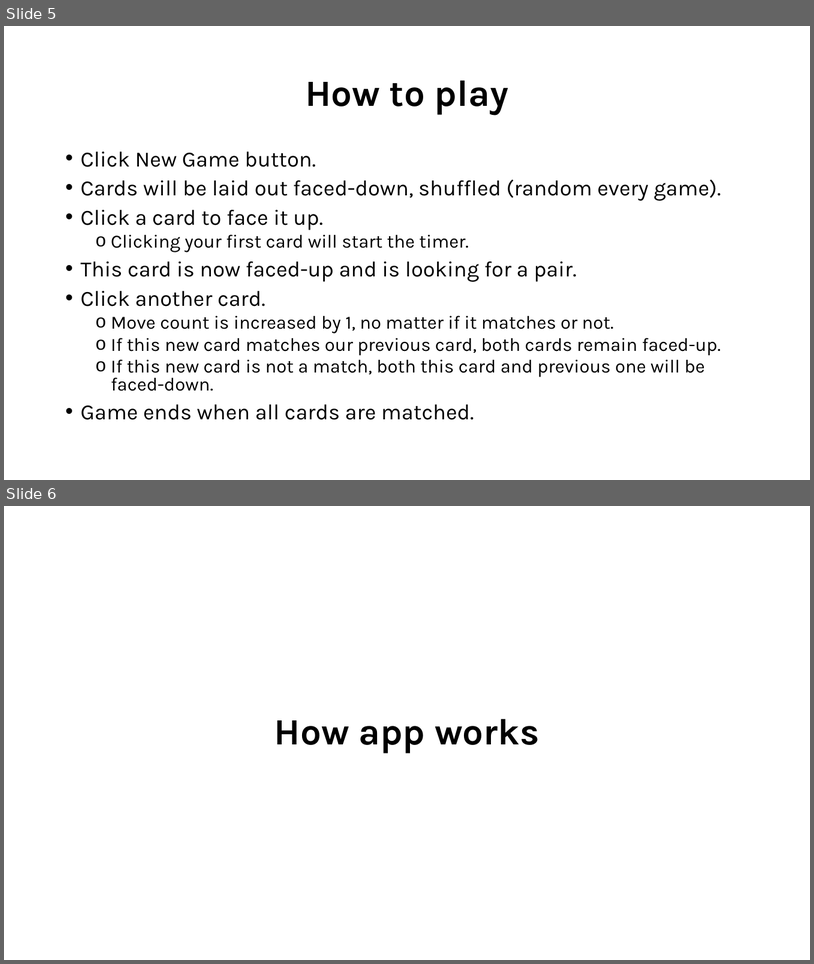
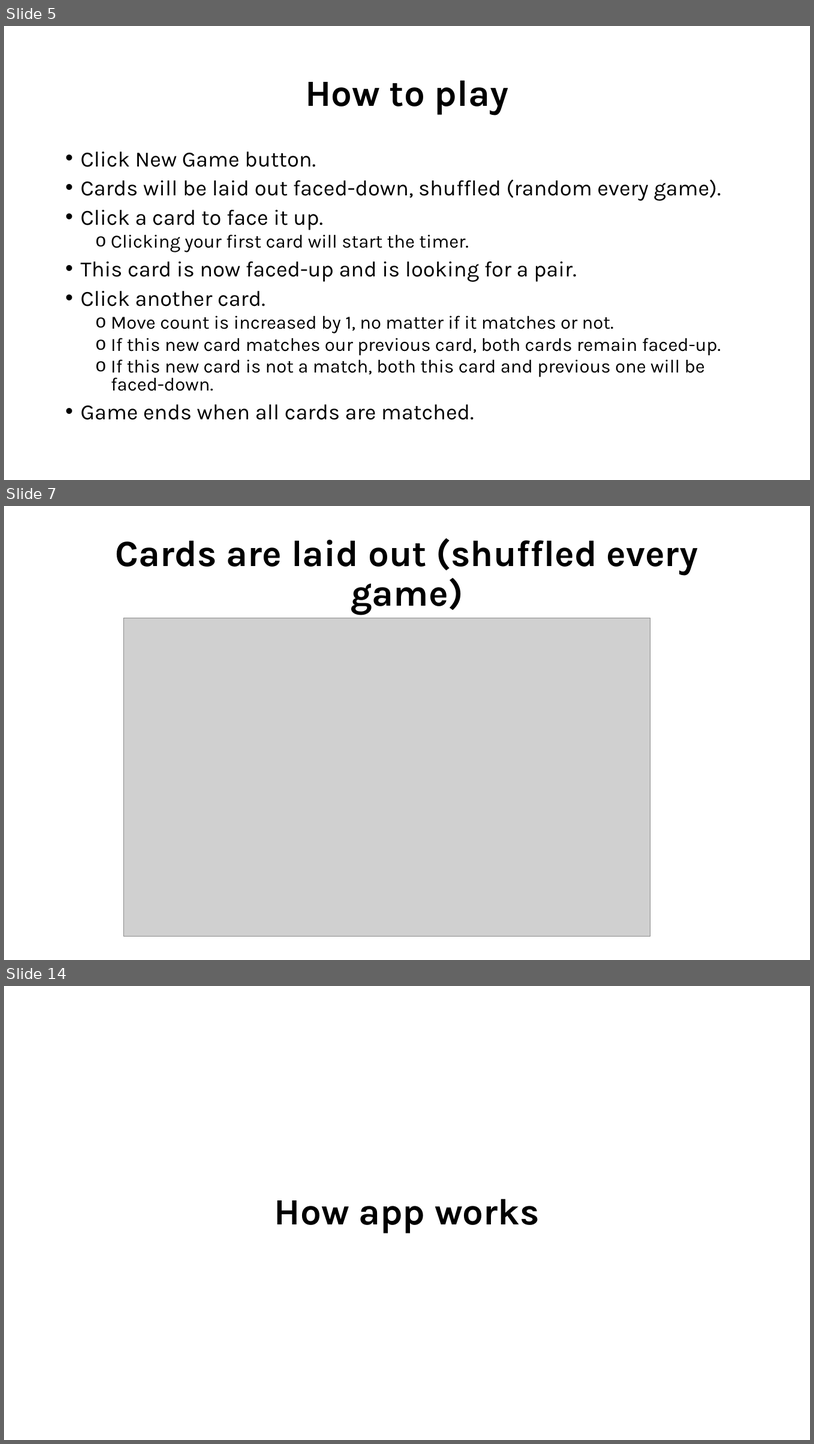
Before and after one commit to RamandeepChamba/memory-game-react, a slide deck: readme.pptx. Shown one above the other, each under a label of ours: slides 5 and 6 before the commit, slides 5, 7 and 14 after it; the slides between them are not shown. The pictures are 814x964 and 814x1444 pixels, drawn with LibreOffice and Linux fonts; fonts in the diff are those of the drawing; grey boxes stand for pictures. Boxes give left, top, right and bottom in pixels: in the first picture for what was removed or moved away, otherwise in the second. Text is boxed around its words. In the diff, an @@ line names an element or a change of style, - is before the commit and + after.

```diff
--- a/readme.pptx
+++ b/readme.pptx
@@ slide 7 added at [4, 506, 810, 960], background #FFFFFF @@
@@ title added at [116, 538, 698, 615], 44 pt, text #000000, bold @@
+Cards are laid out (shuffled every game)
@@ picture added at [124, 618, 651, 936] @@
@@ what was slide 6 is now slide 14 @@
```
Also in this commit, not shown: 7 other slides added.
